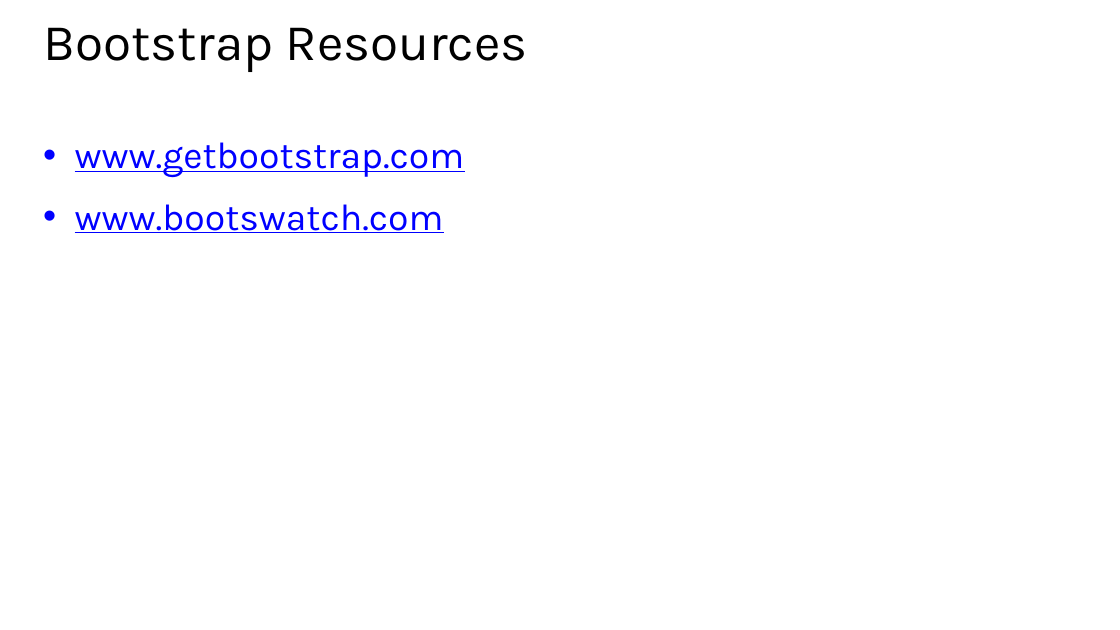
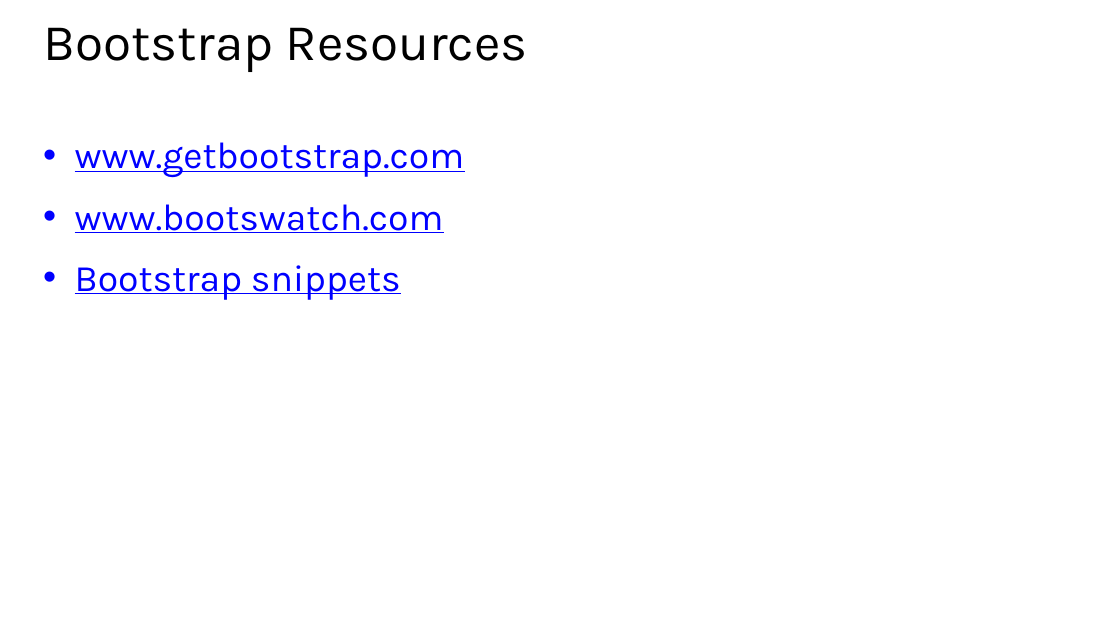
Before and after one commit to mkscala/AdvancedFlask, a slide deck: slide 25 of Slides/Module 6 - Introduction to Bootstrap.pptx. Drawn at 1120x630 pixels with LibreOffice and Linux fonts; fonts in the diff are those of the drawing. Boxes give left, top, right and bottom in pixels: in the first picture for what was removed or moved away, otherwise in the second. Text is boxed around its words. In the diff, an @@ line names an element or a change of style, - is before the commit and + after.

Commit message:
Bootstrap slides update

```diff
--- a/Slides/Module 6 - Introduction to Bootstrap.pptx
+++ b/Slides/Module 6 - Introduction to Bootstrap.pptx
@@ text at [75,265,401,300]: paragraph added @@
+• Bootstrap snippets
```
